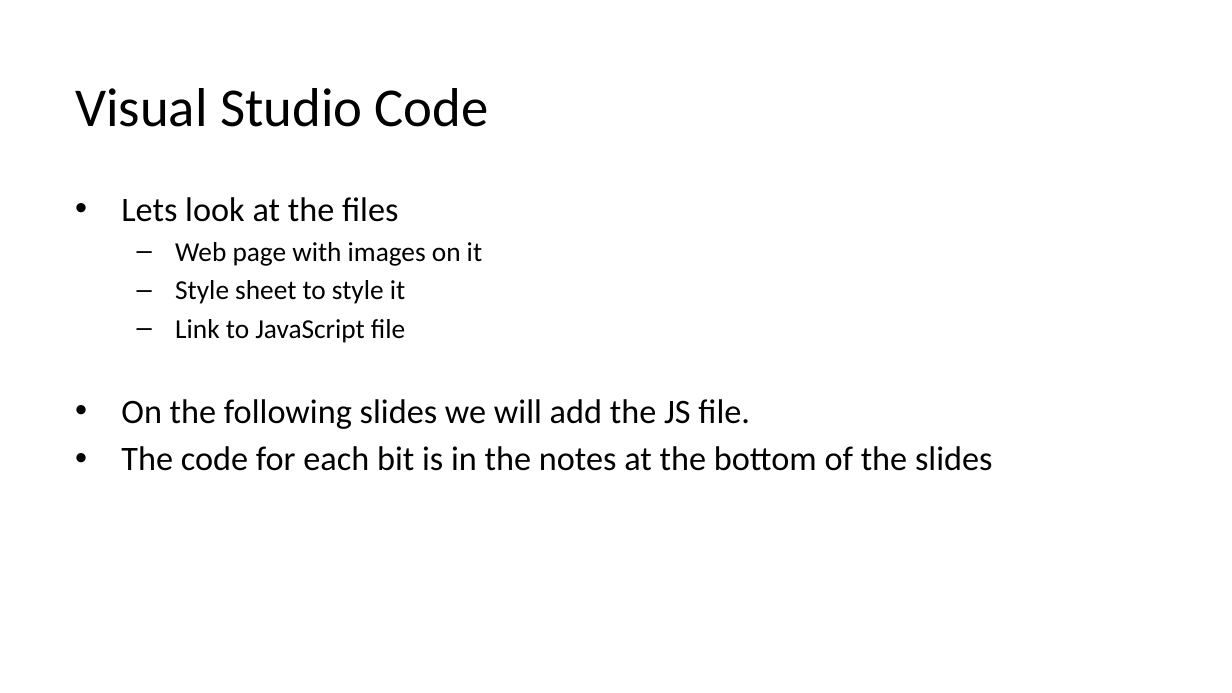
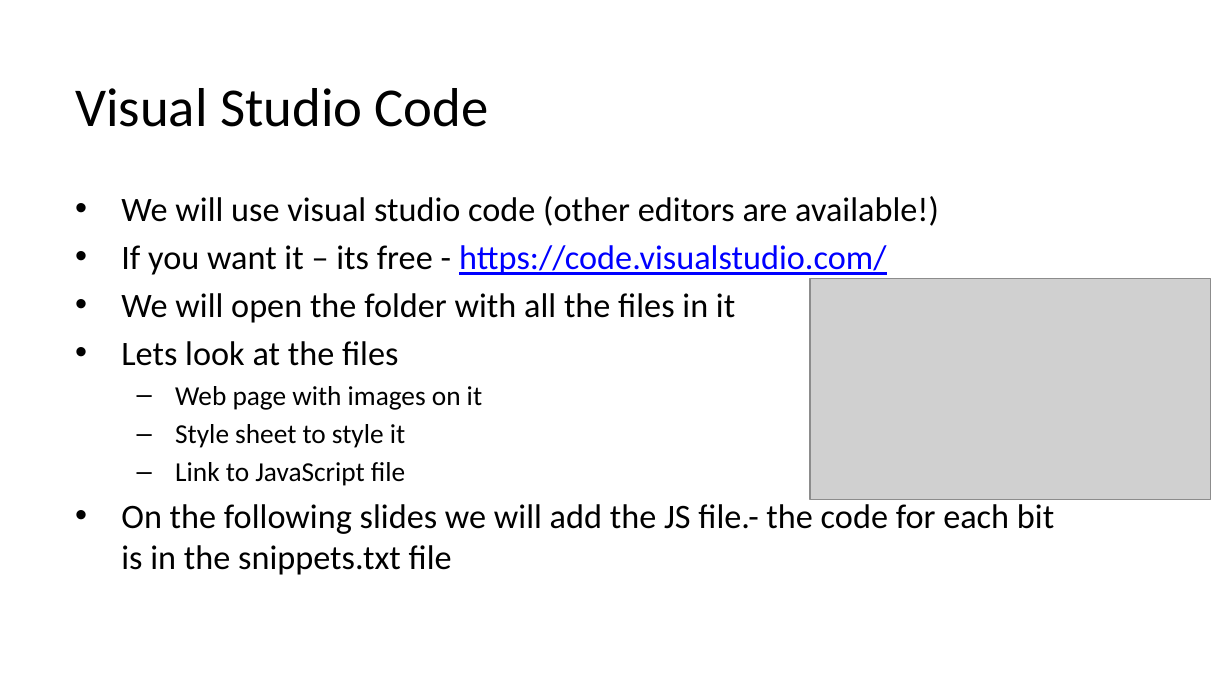
Before and after one commit to fi67/startPoint, a slide deck: slide 14 of rpsc2023.pptx. Drawn at 1232x693 pixels with LibreOffice and Linux fonts; fonts in the diff are those of the drawing; grey boxes stand for pictures; background and template pictures are left out. Boxes give left, top, right and bottom in pixels: in the first picture for what was removed or moved away, otherwise in the second. Text is boxed around its words. In the diff, an @@ line names an element or a change of style, - is before the commit and + after.

```diff
--- a/rpsc2023.pptx
+++ b/rpsc2023.pptx
@@ text at (x1=121, y1=196, x2=939, y2=323): paragraphs added @@
+• We will use visual studio code (other editors are available!)
+• If you want it – its free - https://code.visualstudio.com/
+• We will open the folder with all the files in it
@@ picture added at (x1=809, y1=278, x2=1210, y2=499) @@
@@ text at (x1=121, y1=504, x2=1054, y2=575): text changed @@
-• On the following slides we will add the JS file.
-• The code for each bit is in the notes at the bottom of the slides
+• On the following slides we will add the JS file.- the code for each bit is in the snippets.txt file
```
Also in this commit, not shown: 3 other slides changed, 2 other files.
